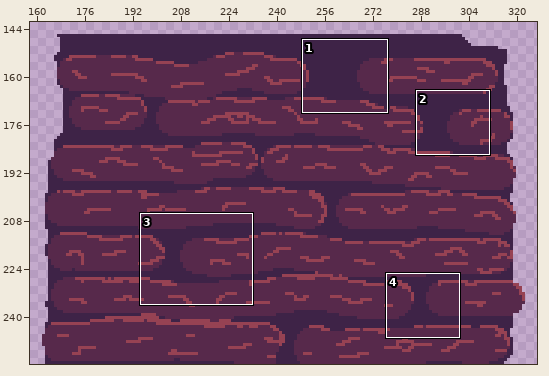
A pixel-art file gets an edit: scenes/game/village.aseprite. Above: a wide view before the commit, with the close-up outlined.
Close-up. First the earlier version:
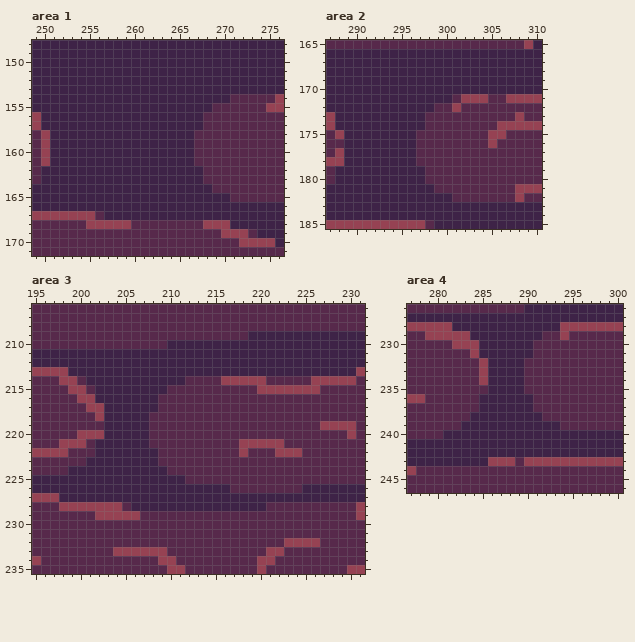
1024x256 pixels, 1 frame. Shown: area 1: x 249..276, y 148..171; area 2: x 287..310, y 165..185; area 3: x 195..231, y 206..235; area 4: x 277..300, y 226..246. The wide view leaves out empty margins. The commit also changed other parts of the picture, which this record leaves out.
Once edited:
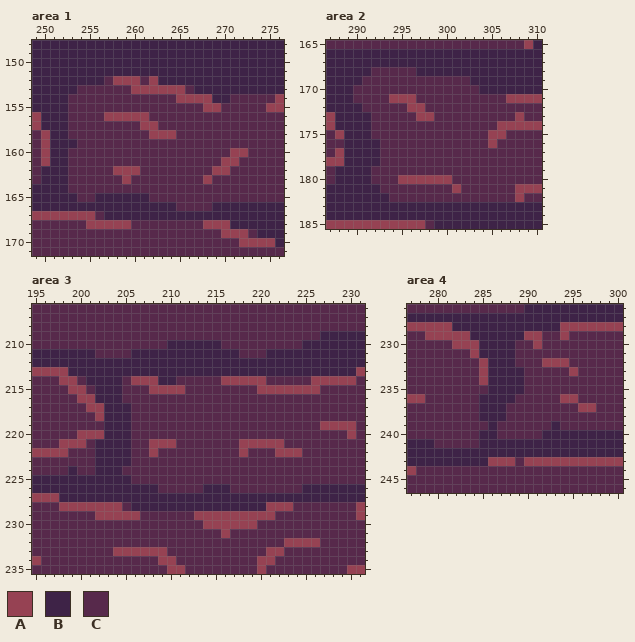
Palette (. is transparent): A #964253  B #3e2347  C #57294b
From old to new:
Changed rows in their new state; - is an unchanged pixel.
Area 1:
first column x 253:
152 ----CAAACA----------
153 -CCCCCCAAAAAAC------
154 CCCCCCCCCCCCAAAA----
155 CCCCCCCCCCCCCCCAA---
156 CCCCAAAAACCCCCC-----
157 CCCCCCCCAACCCCC-----
158 CCCCCCCCCAAACC------
159 -CCCCCCCCCCCCC------
160 CCCCCCCCCCCCCC----AA
161 CCCCCCCCCCCCCC---AA-
162 CCCCCAAACCCCCCC-AA--
163 CCCCCCACCCCCCCCA----
164 CCCCCCCCCCCCCCCC----
165 -CC------CCCCCCCCC--
166 ------------CCCC----
Area 2:
first column x 290:
168 --CCCCC--------
169 -CCCCCCCCCCCC--
170 CCCCCCCCCCCCCC-
171 CCCCAAACCCC-CCC
172 -CCCCCAAC--C---
173 --CCCCCAA------
174 --CCCCCC-------
175 --CCCCC--------
176 ---CCCC--------
177 ---CCCC--------
178 ---CCCC--------
179 --CCCCCC-------
180 --CCCAAAAAA----
181 ---CCCCCC--A---
182 ----CCCCCCC----
Area 3:
first column x 200:
209 -------------------CCCCCCCC
210 ----------------CCCCCCCCC--
211 --CCCC------------CCC------
214 -----CAAA--C---------------
215 -----CCCAAAA---------------
216 -----CCCC------------------
217 ------CCC------------------
218 ------CC-------------------
219 ------CC-------------------
220 ------CC-------------------
221 ------CCAAA----------------
222 ------CCA------------------
223 -C----CCC------------------
224 CC---CCCCC-----------------
225 ------CCCCCC---------------
226 ---------CCCCC-------------
228 ---------------------AAA---
229 -------------AAAAAAAAA-----
230 --------------AAAAAA-------
231 ----------------A----------
Area 4:
first column x 280:
229 ----------AA------
230 ---------CCA------
231 ---------CC-------
232 ---------C--AAA---
233 ---------------A--
236 ---------CC---AA--
237 --------CCC-----AA
238 ----C---CCCC------
239 ---CCC-CCCCCC-----
240 -CCCC--CCCCC------
241 CCCCC-------------
Where, in picture pixels (left, top, right, bottom), the same in both close-ups:
changed: (68, 76, 248, 211)
changed: (353, 67, 488, 202)
changed: (77, 331, 320, 538)
changed: (434, 331, 596, 448)
